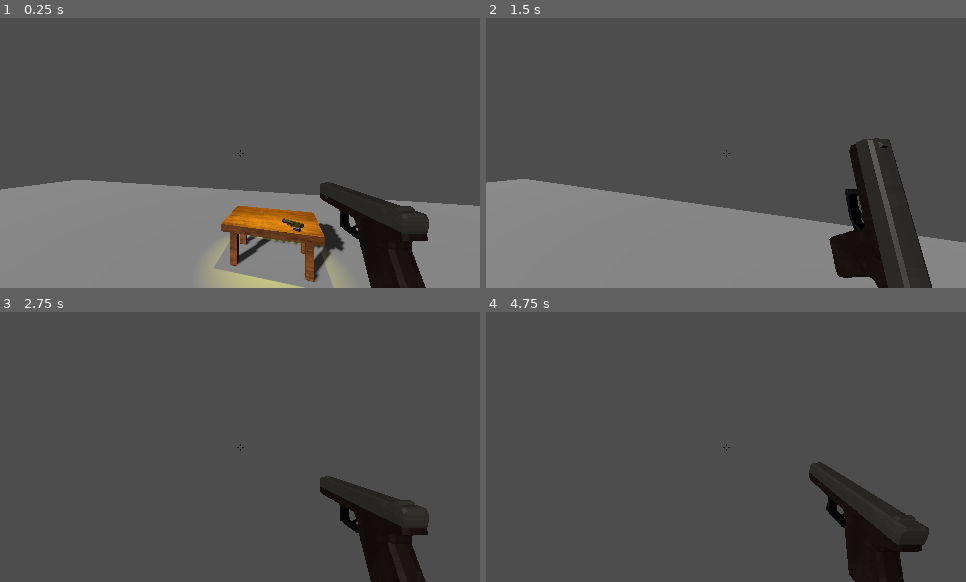
Above: before the commit, frames 1-4 (two rows, left to right).
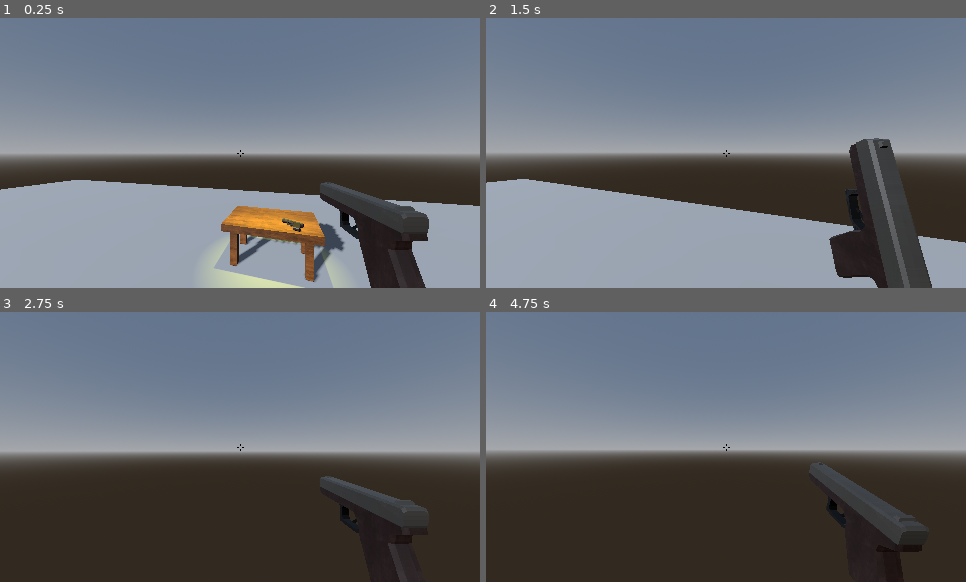
Above: after the commit, the same moments.

Repository: TheM0RSE/GameOff2026
Game: Godot game, scene res://Scenes/Main.tscn
Same seed, same stepped clock (60 frames per second), same inputs: the game is played once before the commit and once after it.
Inputs (mouse positions are in pixels of both pictures, inside the frame that each line leads up to):
- Up to frame 1 (0.25 s): no input
- Up to frame 2 (1.5 s): move the mouse to (750, 153) at 0.52 s; hold Shift (Sprint) 0.53-1.28 s; hold W (up) from 0.53 s (still down); tap Space (jump) at 0.77 s; move the mouse to (702, 153) at 1.27 s; click (702, 153) at 1.35 s
- Up to frame 3 (2.75 s): keep holding W (up); tap Space (jump) at 1.52 s; move the mouse to (249, 441) at 2.02 s; hold Shift (Sprint) from 2.03 s (still down)
- Up to frame 4 (4.75 s): keep holding W (up); tap Enter at 2.75 s; move the mouse to (721, 452) at 2.77 s; release Shift (Sprint) at 2.78 s; click (721, 452) at 2.85 s; tap Space (jump) at 3.02, 3.77, 4.25, 4.52 s; move the mouse to (764, 449) at 3.52 s; hold Shift (Sprint) 3.53-4.28 s; move the mouse to (687, 444) at 4.27 s; click (687, 444) at 4.35 s

The runs differ from the first frame. In frame 1, 92% of the frame differs, in the area x 0-100%, y 0-100%; in frame 2, 91%; in frame 3, 93%; in frame 4, 93%.

Commit message:
Changed fog to less, and added a sky.

Diff:
--- a/Scenes/Main.tscn
+++ b/Scenes/Main.tscn
@@ -5,8 +5,16 @@
 [ext_resource type="PackedScene" uid="uid://bpo2s2glog4gk" path="res://Items/Glock/Glock.glb" id="5_pbw6q"]
 [ext_resource type="PackedScene" uid="uid://dulq0ckibflvo" path="res://Entities/Customer/Customer.tscn" id="6_v1gob"]
 
+[sub_resource type="ProceduralSkyMaterial" id="ProceduralSkyMaterial_v1gob"]
+
+[sub_resource type="Sky" id="Sky_rgh2o"]
+sky_material = SubResource("ProceduralSkyMaterial_v1gob")
+
 [sub_resource type="Environment" id="Environment_3n5wa"]
+background_mode = 2
+sky = SubResource("Sky_rgh2o")
 volumetric_fog_enabled = true
+volumetric_fog_density = 0.01
 volumetric_fog_temporal_reprojection_enabled = false
 volumetric_fog_temporal_reprojection_amount = 0.99
 
--- a/project.godot
+++ b/project.godot
@@ -17,7 +17,7 @@
 
 [autoload]
 
-MusicPlayer="*uid://dnwykitp8g7vs"
+MusicPlayer="uid://dnwykitp8g7vs"
 
 [display]
 
